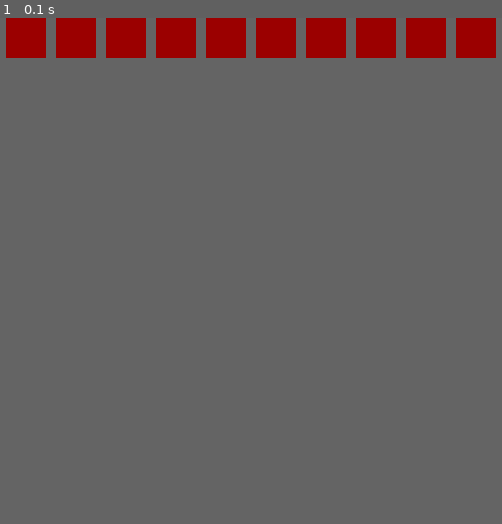
Above: before the commit, frame 1.
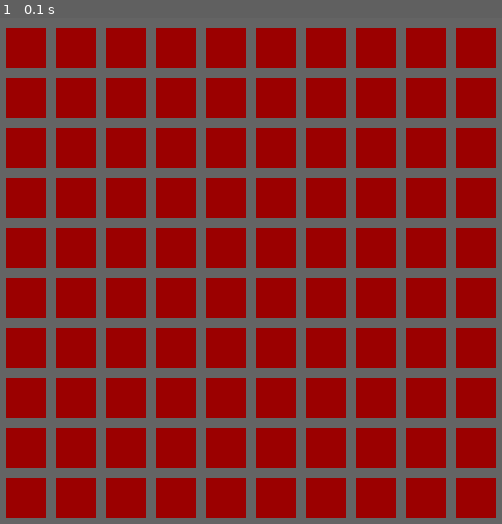
Above: after the commit, the same moment.

Repository: Roman-Blokhin/Python
Game: pygame game, started from lessons/pygame/lesson_4.py
The game is run twice, just before and just after one commit, with the same random seed, the same clock (stepped at 60 frames per second) and the same inputs.
Inputs:
- Up to frame 1 (0.1 s): no input

The runs differ from the first frame. In frame 1, 60% of the frame differs, in the area x 1-99%, y 0-99%.

Commit message:
4. Pygame. Создаем игровое поле из квадратов, заполнили все окно квадратами

Diff:
--- a/lessons/pygame/lesson_4.py
+++ b/lessons/pygame/lesson_4.py
@@ -40,7 +40,10 @@
 
     # 3. цикл для обработки квадратов по горизонтали
     for column in range(count_blocks):
-        x = column * width + margin * (column+1)
-        # 2. рисуем квадрат на экране
-        pygame.draw.rect(screen, RED, (x, 0, width, height))
+        # 4. цикл для обработки квадратов по вертикалиД
+        for row in range(count_blocks):
+            x = column * width + margin * (column + 1)
+            y = row * height + margin * (row + 1)
+            # 2. рисуем квадрат на экране
+            pygame.draw.rect(screen, RED, (x, y, width, height))
     pygame.display.update()
